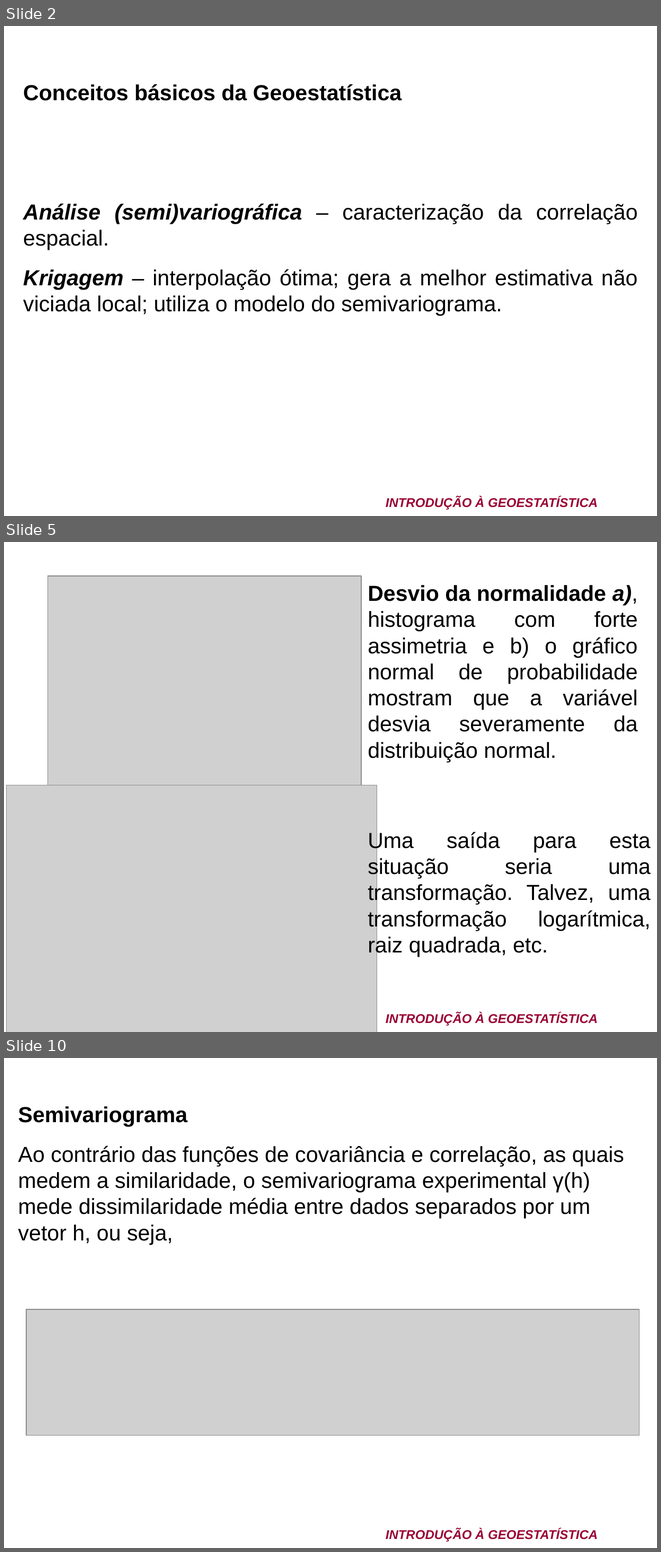
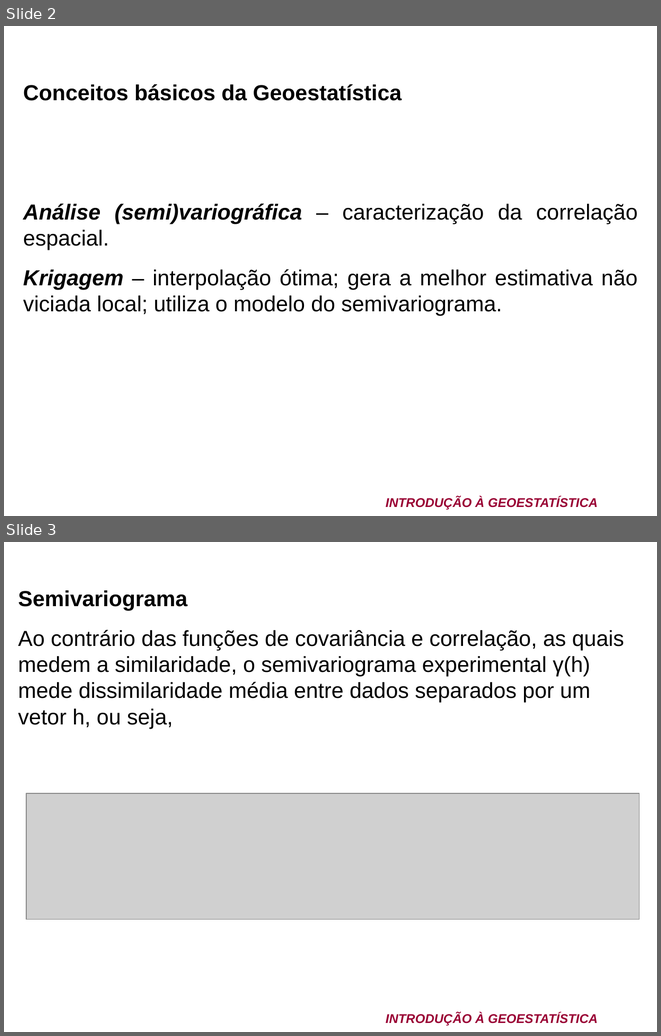
Before and after one commit to arpanosso/curso-gp-02-geoestatistica, a slide deck: pdf/Curso de geoestatistica CBCS 2011.ppt. Shown one above the other, each under a label of ours: slides 2, 5 and 10 before the commit, slides 2 and 3 after it; the slides between them are not shown. The pictures are 661x1552 and 661x1036 pixels, drawn with LibreOffice and Linux fonts; fonts in the diff are those of the drawing; grey boxes stand for pictures; background and template pictures are left out. Boxes give left, top, right and bottom in pixels: in the first picture for what was removed or moved away, otherwise in the second. Text is boxed around its words. In the diff, an @@ line names an element or a change of style, - is before the commit and + after.

```diff
--- a/pdf/Curso de geoestatistica CBCS 2011.ppt
+++ b/pdf/Curso de geoestatistica CBCS 2011.ppt
@@ slide 5 removed at box(4, 542, 657, 1032), background picture (left out); not listed: 1 template element that a slide beside it also shows @@
@@ picture removed at box(48, 576, 361, 785) @@
@@ text removed at box(368, 585, 638, 762) @@
-Desvio da normalidade a), histograma com forte assimetria e b) o gráfico normal de probabilidade mostram que a variável desvia severamente da distribuição normal.
@@ picture removed at box(7, 785, 377, 1032) @@
@@ text removed at box(368, 830, 651, 956) @@
-Uma saída para esta situação seria uma transformação. Talvez, uma transformação logarítmica, raiz quadrada, etc.
@@ what was slide 10 is now slide 3 @@
```
Also in this commit, not shown: 28 other slides removed, 14 other files.
